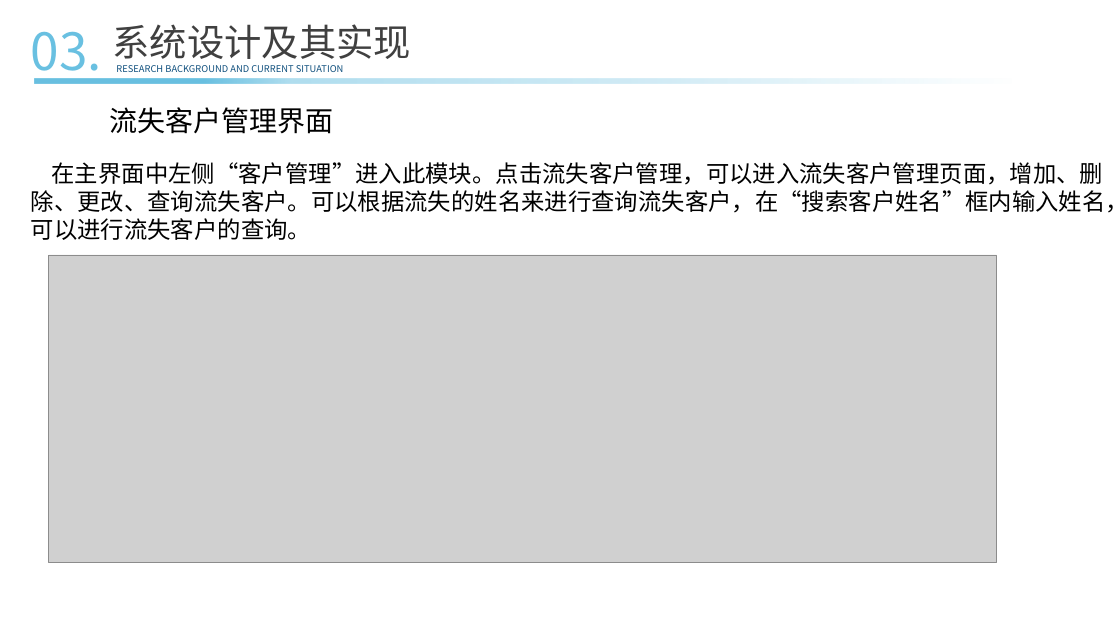
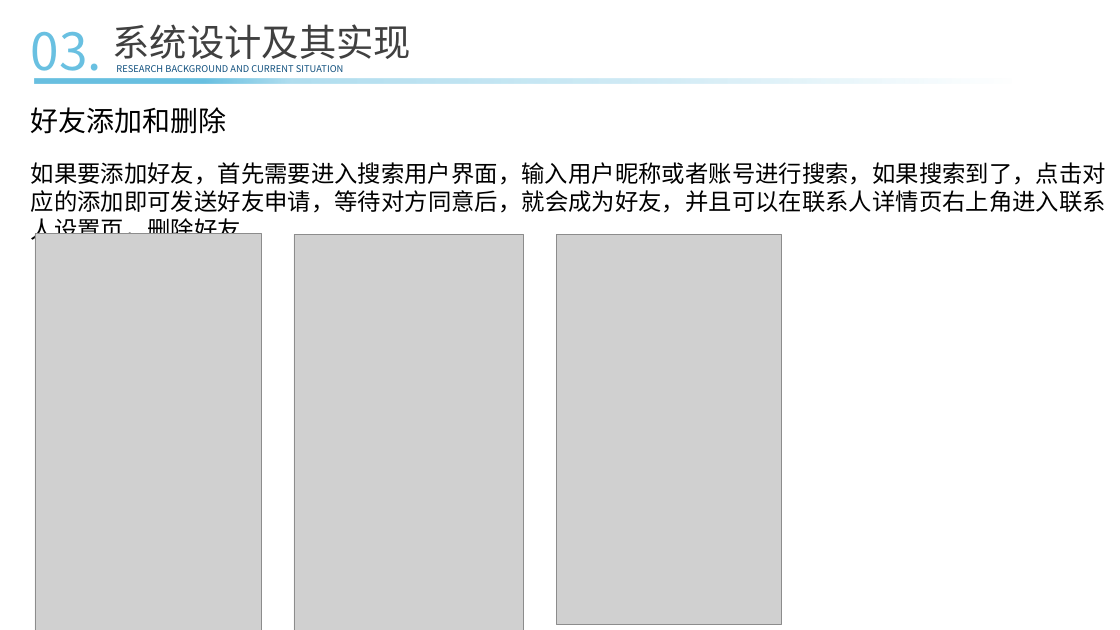
Before and after one commit to ConsoleLZ/chat-app, a slide deck: slide 22 of 毕业论文/毕业答辩(系统开发）.pptx. Drawn at 1120x630 pixels with LibreOffice and Linux fonts; fonts in the diff are those of the drawing; grey boxes stand for pictures. Boxes give left, top, right and bottom in pixels: in the first picture for what was removed or moved away, otherwise in the second. Text is boxed around its words. In the diff, an @@ line names an element or a change of style, - is before the commit and + after.

```diff
--- a/毕业论文/毕业答辩(系统开发）.pptx
+++ b/毕业论文/毕业答辩(系统开发）.pptx
@@ rectangle "好友添加和删除": place and size @@
-rectangle "好友添加和删除" at [90, 100, 353, 140]
+rectangle "好友添加和删除" at [8, 100, 250, 140]
@@ text in rectangle at [31, 107, 227, 134]: text changed @@
-流失客户管理界面
+好友添加和删除
@@ text in rectangle at [31, 162, 1106, 245]: text changed @@
-在主界面中左侧“客户管理”进入此模块。点击流失客户管理，可以进入流失客户管理页面，增加、删除、更改、查询流失客户。可以根据流失的姓名来进行查询流失客户，在“搜索客户姓名”框内输入姓名，可以进行流失客户的查询。
+如果要添加好友，首先需要进入搜索用户界面，输入用户昵称或者账号进行搜索，如果搜索到了，点击对应的添加即可发送好友申请，等待对方同意后，就会成为好友，并且可以在联系人详情页右上角进入联系人设置页，删除好友
@@ picture added at [35, 234, 261, 630] @@
@@ picture added at [294, 234, 524, 630] @@
@@ picture added at [557, 234, 781, 624] @@
@@ picture removed at [49, 255, 996, 563] @@
```
Also in this commit, not shown: 11 other slides changed, 1 slide added, 2 slides removed.
